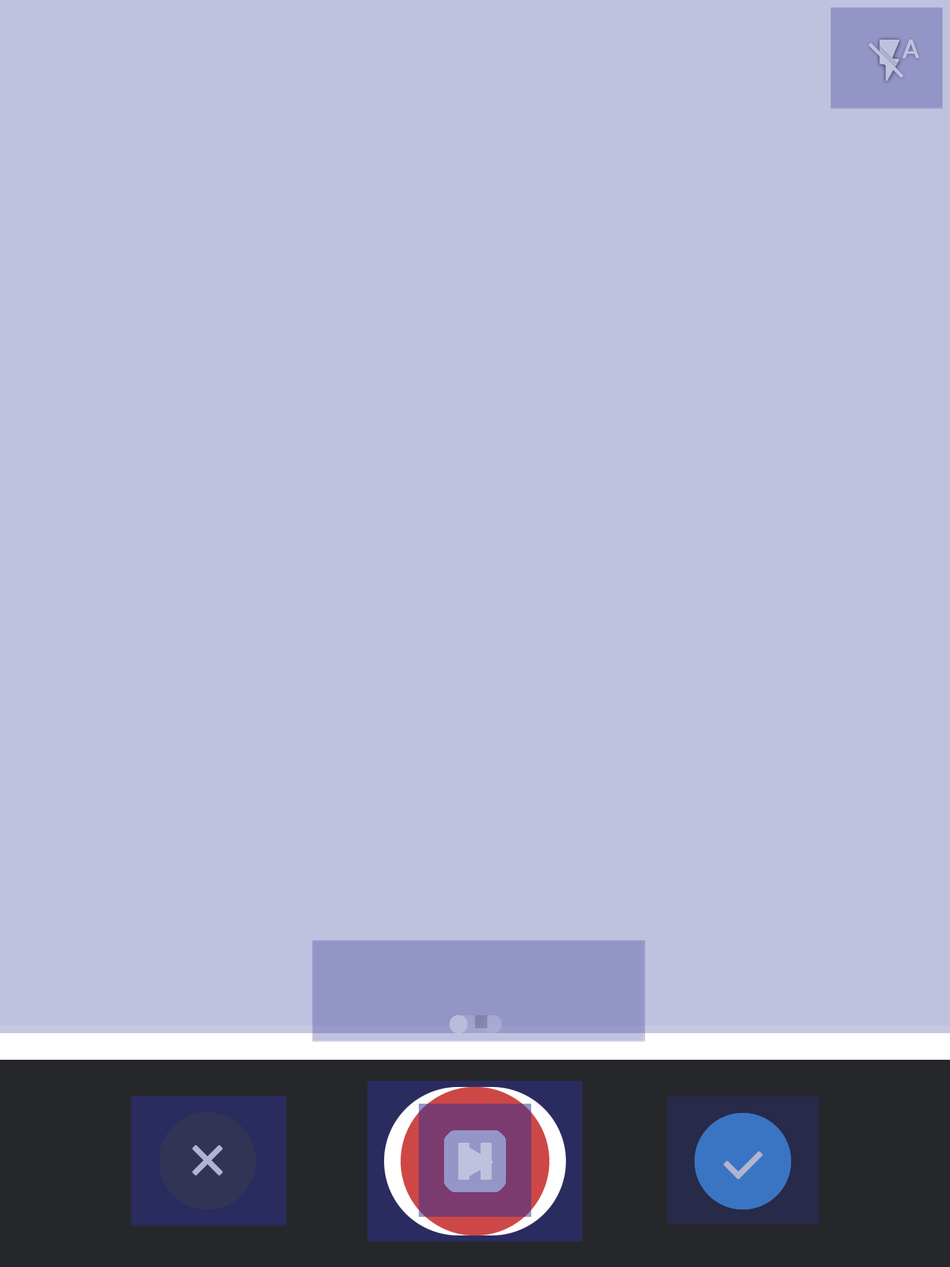
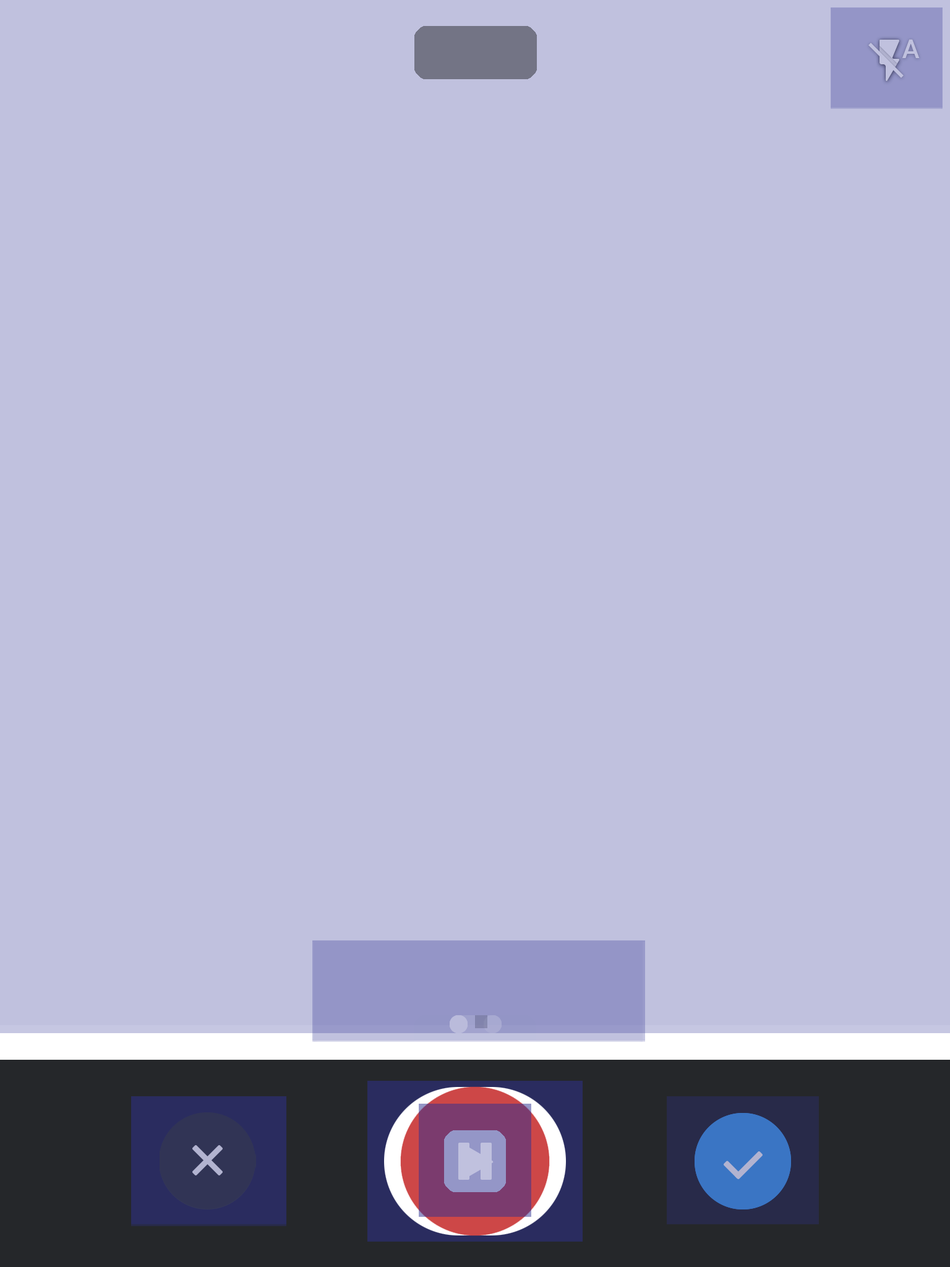
Before/after of a 950 x 1267 layered artwork. What changed in the layer stack:
renamed "@background" to "video-timer", moved it into group "user-panel" over left=414, top=25, right=537, bottom=80
